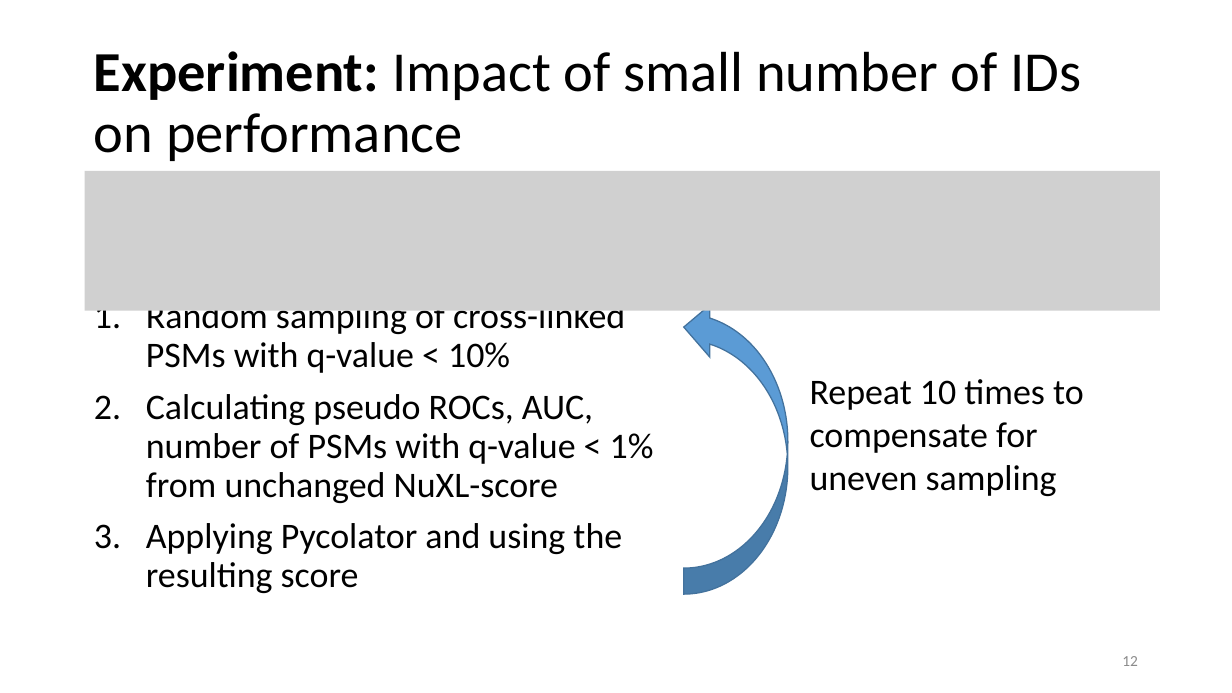
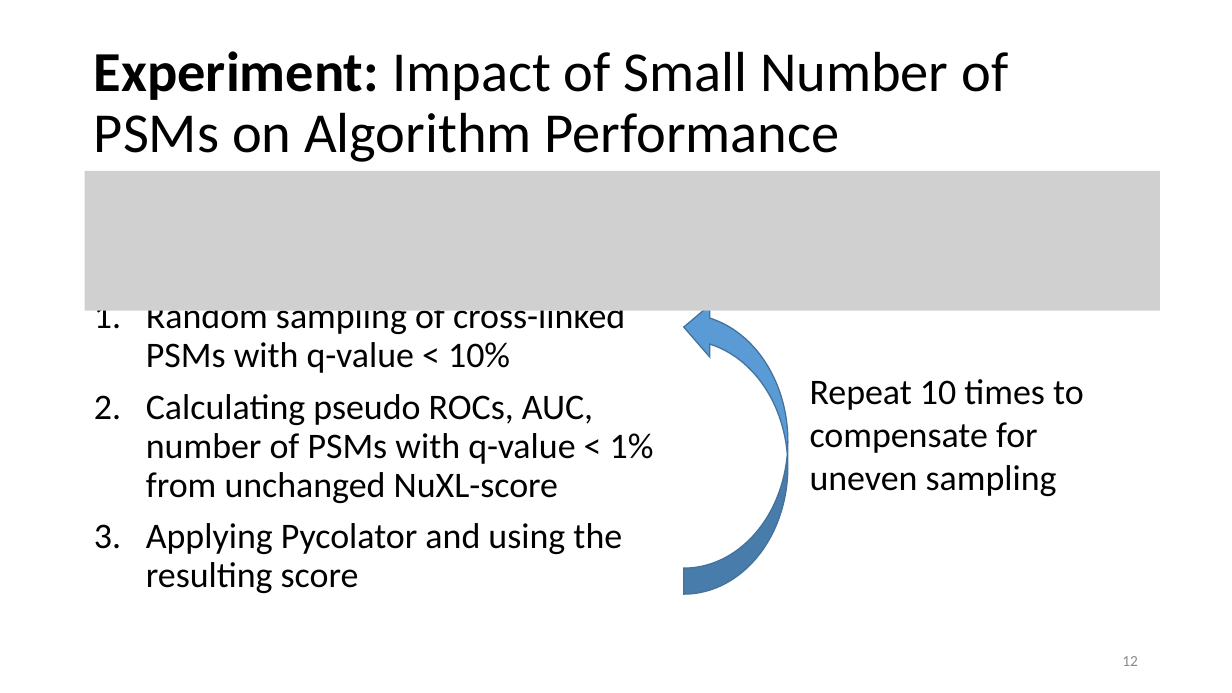
Before and after one commit to emilpaulitz/Bachelor-Thesis, a slide deck: slide 12 of doc/presentation_v2.pptx. Drawn at 1232x693 pixels with LibreOffice and Linux fonts; fonts in the diff are those of the drawing; grey boxes stand for pictures. Boxes give left, top, right and bottom in pixels: in the first picture for what was removed or moved away, otherwise in the second. Text is boxed around its words. In the diff, an @@ line names an element or a change of style, - is before the commit and + after.

```diff
--- a/doc/presentation_v2.pptx
+++ b/doc/presentation_v2.pptx
@@ title at (94, 51, 1008, 162): text changed @@
-Experiment: Impact of small number of IDs on performance
+Experiment: Impact of Small Number of PSMs on Algorithm Performance
```
Also in this commit, not shown: 14 other slides changed.
